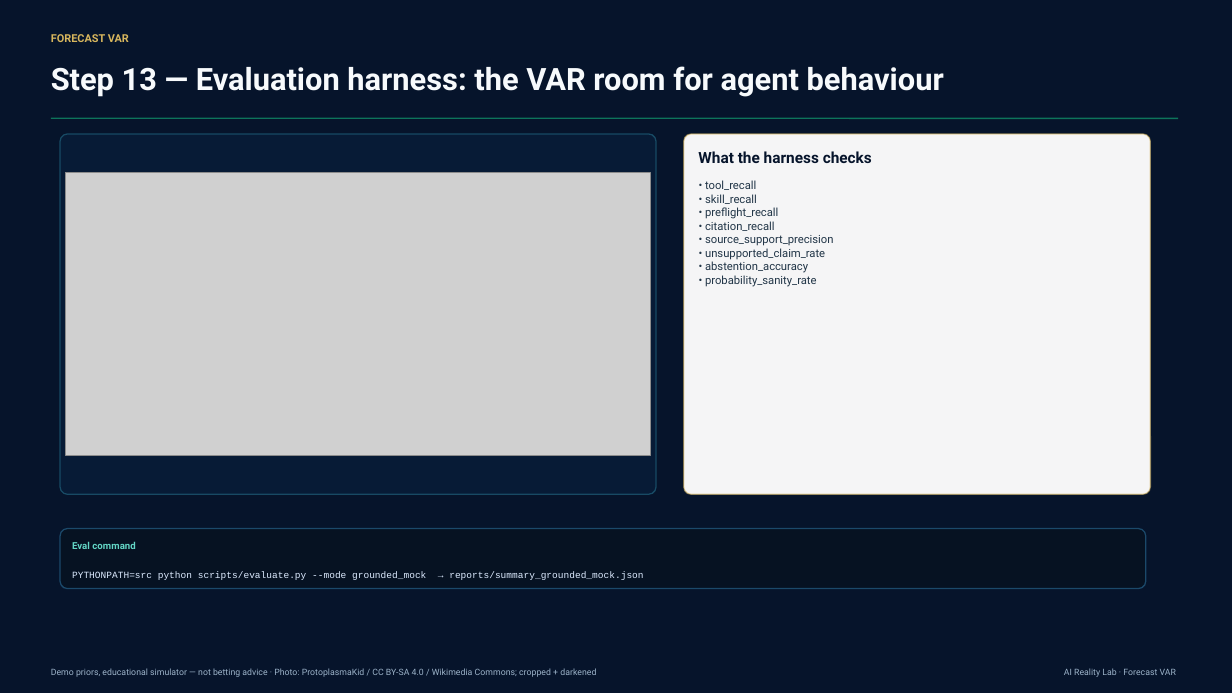
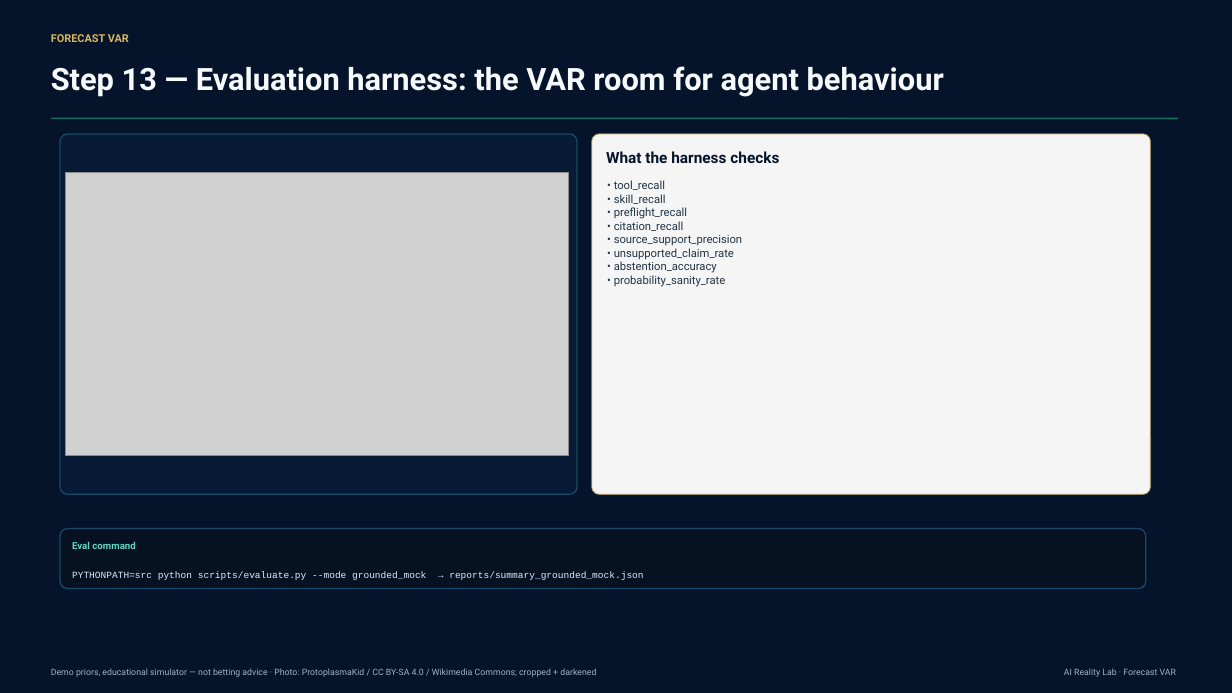
Before and after one commit to monaj07/ai-reality-lab, a slide deck: slide 21 of wc26-forecast-var-agent-episode2/deliverables/new_version/forecast_var_agent_engineering_deck_football_background.pptx (slide 20 before the commit). Drawn at 1232x693 pixels with LibreOffice and Linux fonts; fonts in the diff are those of the drawing; grey boxes stand for pictures. Boxes give left, top, right and bottom in pixels: in the first picture for what was removed or moved away, otherwise in the second. Text is boxed around its words. In the diff, an @@ line names an element or a change of style, - is before the commit and + after.

```diff
--- a/wc26-forecast-var-agent-episode2/deliverables/new_version/forecast_var_agent_engineering_deck_football_background.pptx
+++ b/wc26-forecast-var-agent-episode2/deliverables/new_version/forecast_var_agent_engineering_deck_football_background.pptx
@@ rounded rectangle resized from (x1=60, y1=134, x2=656, y2=494) to (x1=60, y1=134, x2=577, y2=494) @@
@@ rounded rectangle resized from (x1=684, y1=134, x2=1151, y2=494) to (x1=592, y1=134, x2=1151, y2=494) @@
@@ text "What the harness checks" moved from (x1=698, y1=151, x2=872, y2=163) to (x1=606, y1=151, x2=779, y2=163) @@
@@ picture resized from (x1=66, y1=173, x2=651, y2=456) to (x1=66, y1=173, x2=568, y2=456) @@
@@ text "• tool_recall" moved from (x1=705, y1=180, x2=833, y2=287) to (x1=614, y1=180, x2=742, y2=287) @@
```
Also in this commit, not shown: 7 other slides changed, 1 slide added, 1 slide removed, 3 other files.
